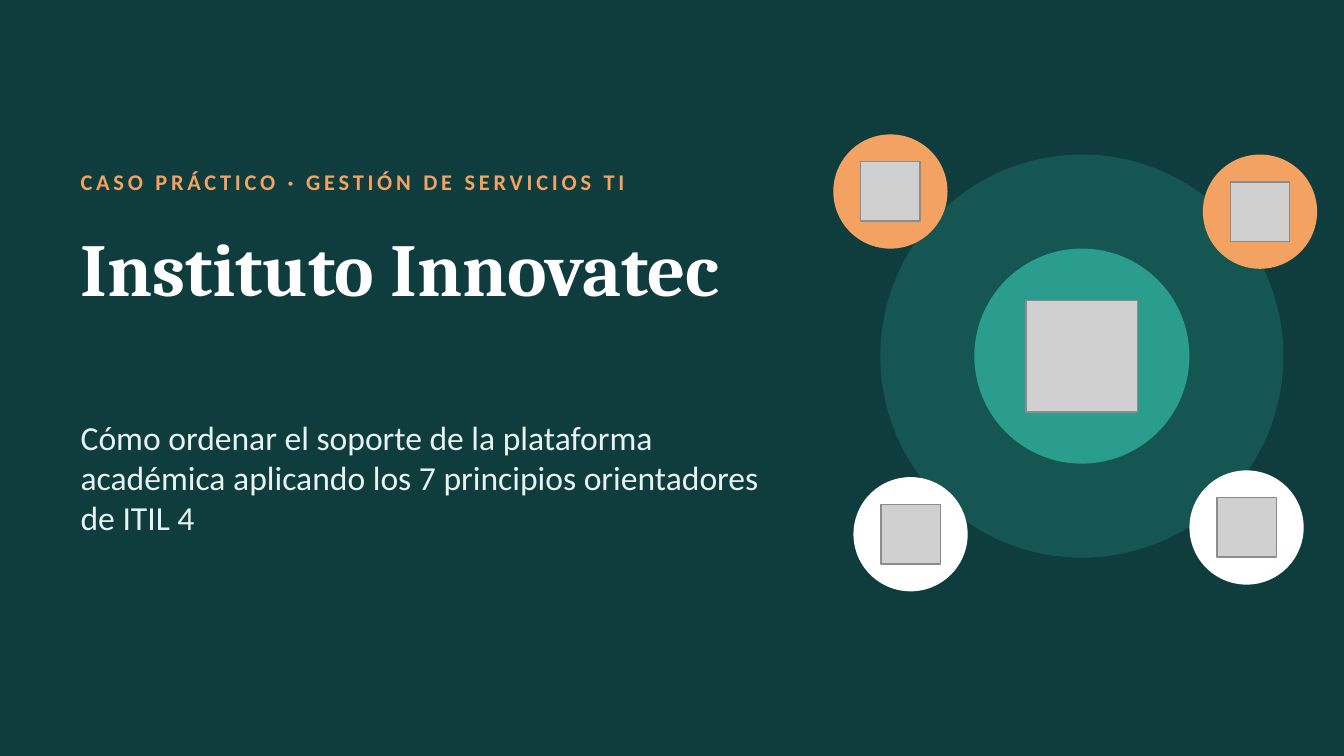
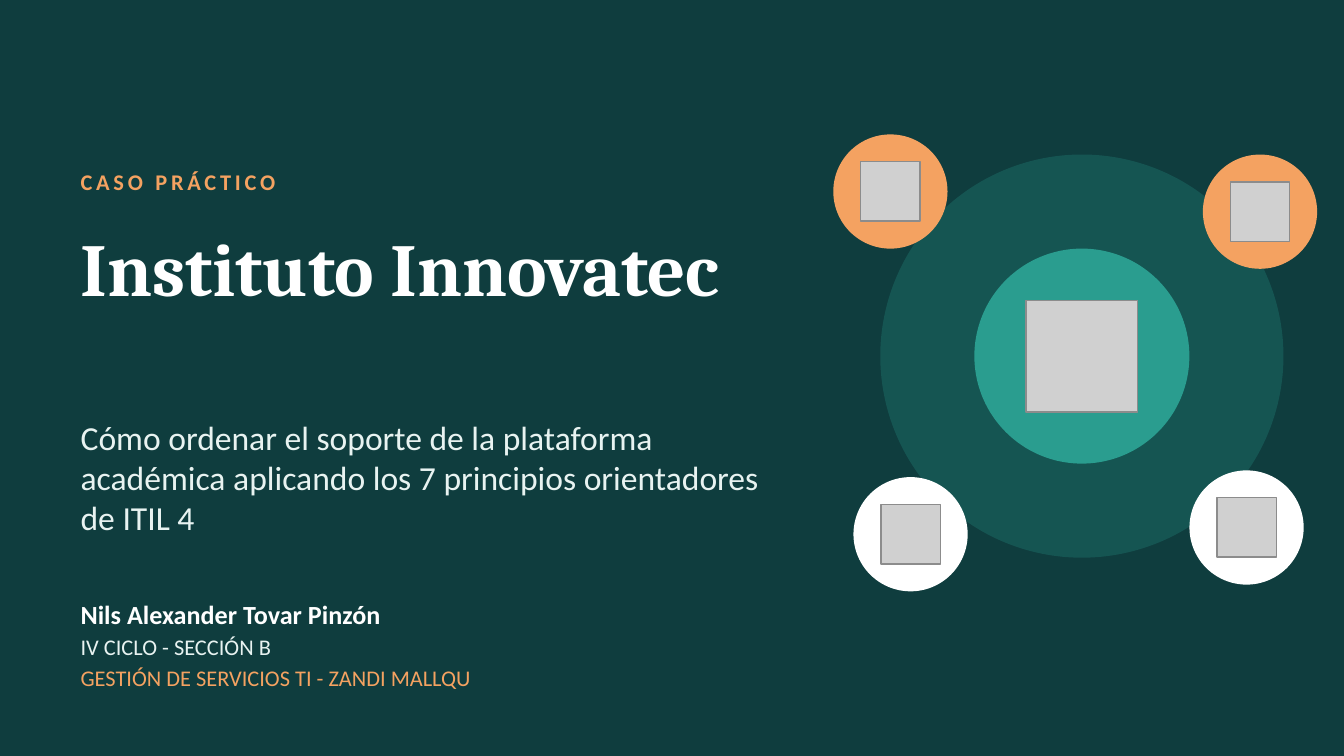
Before and after one commit to AlTi1912/tarea_ventas, a slide deck: slide 1 of Caso_Innovatec_ITIL4.pptx. Drawn at 1344x756 pixels with LibreOffice and Linux fonts; fonts in the diff are those of the drawing; grey boxes stand for pictures. Boxes give left, top, right and bottom in pixels: in the first picture for what was removed or moved away, otherwise in the second. Text is boxed around its words. In the diff, an @@ line names an element or a change of style, - is before the commit and + after.

```diff
--- a/Caso_Innovatec_ITIL4.pptx
+++ b/Caso_Innovatec_ITIL4.pptx
@@ text at [81,171,275,190]: text changed @@
-CASO PRÁCTICO · GESTIÓN DE SERVICIOS TI
+CASO PRÁCTICO
@@ text added at [81,605,471,689], 12 pt, text #F4A261 @@
+Nils Alexander Tovar Pinzón
+IV CICLO - SECCIÓN B
+GESTIÓN DE SERVICIOS TI - ZANDI MALLQU
```
Also in this commit, not shown: 9 other slides changed.
